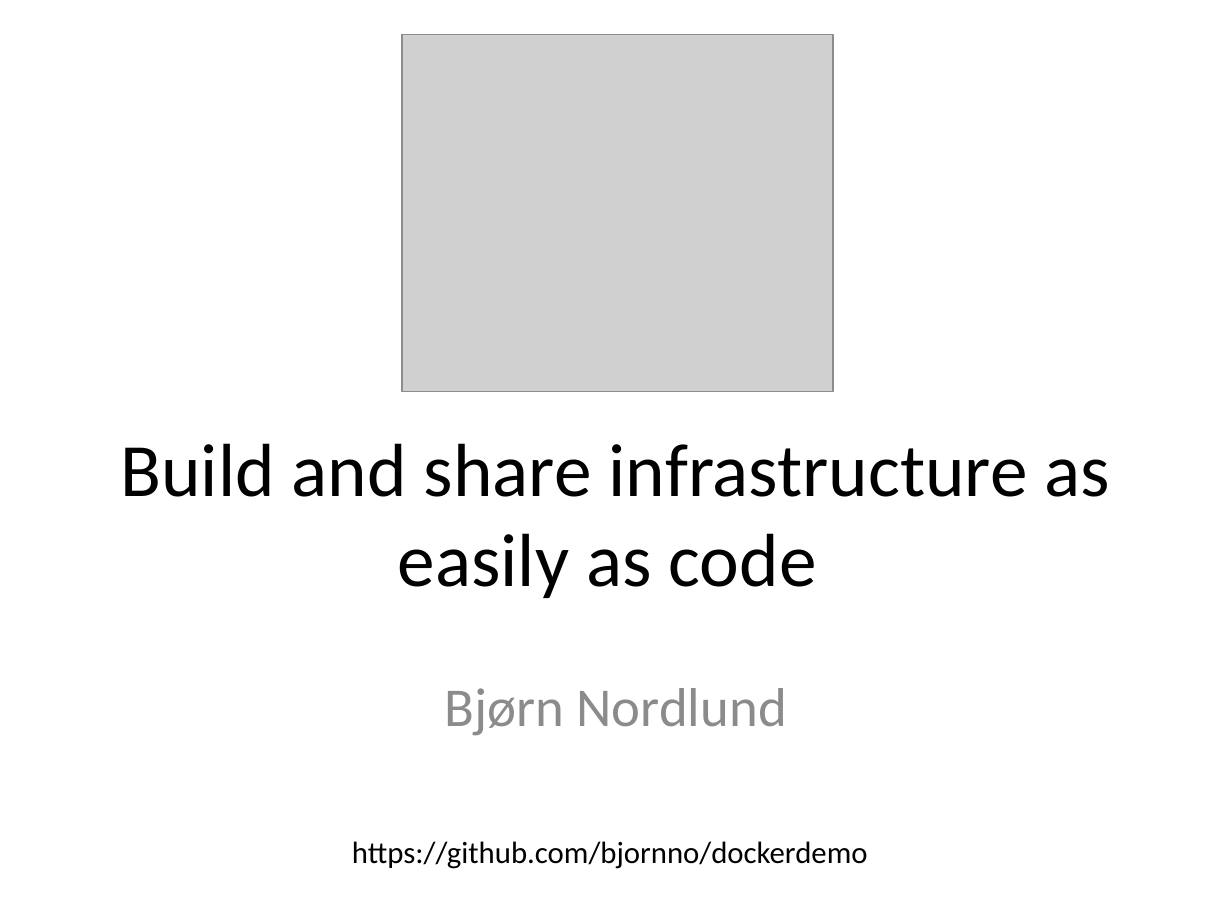
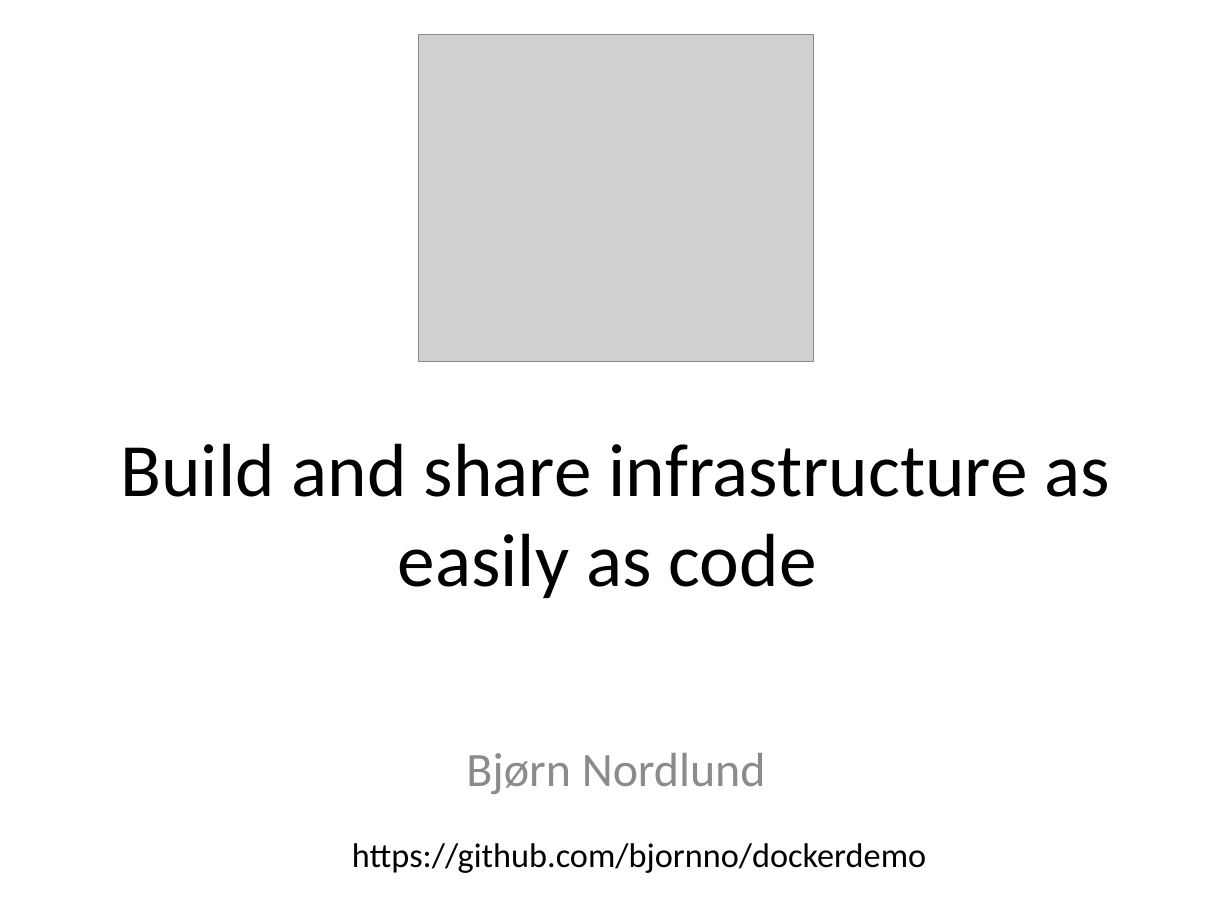
Before and after one commit to bjornno/dockerdemo, a slide deck: slide 1 of docker-techzone.pptx. Drawn at 1232x924 pixels with LibreOffice and Linux fonts; fonts in the diff are those of the drawing; grey boxes stand for pictures. Boxes give left, top, right and bottom in pixels: in the first picture for what was removed or moved away, otherwise in the second. Text is boxed around its words. In the diff, an @@ line names an element or a change of style, - is before the commit and + after.

```diff
--- a/docker-techzone.pptx
+++ b/docker-techzone.pptx
@@ picture: place and size @@
-picture at (402,34,833,392)
+picture at (419,34,814,361)
@@ subtitle "Bjørn Nordlund" at (466,753,766,794): size 32 to 28 pt @@
@@ text "https://github.com/bjornno/dockerdemo" at (352,843,926,873): size 18 to 20 pt @@
```
Also in this commit, not shown: 3 other slides changed.
